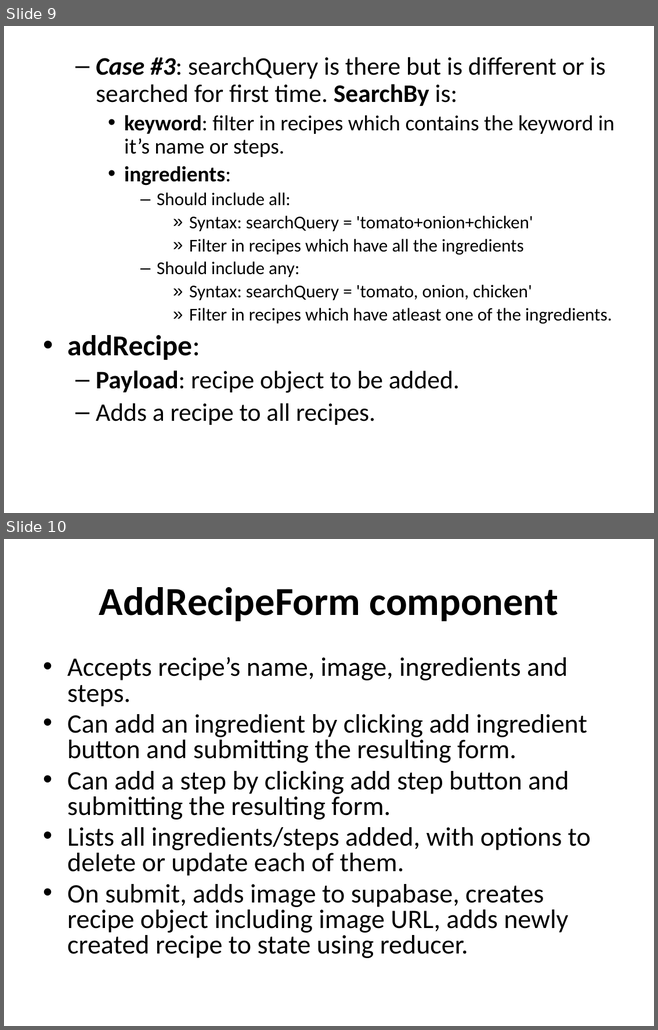
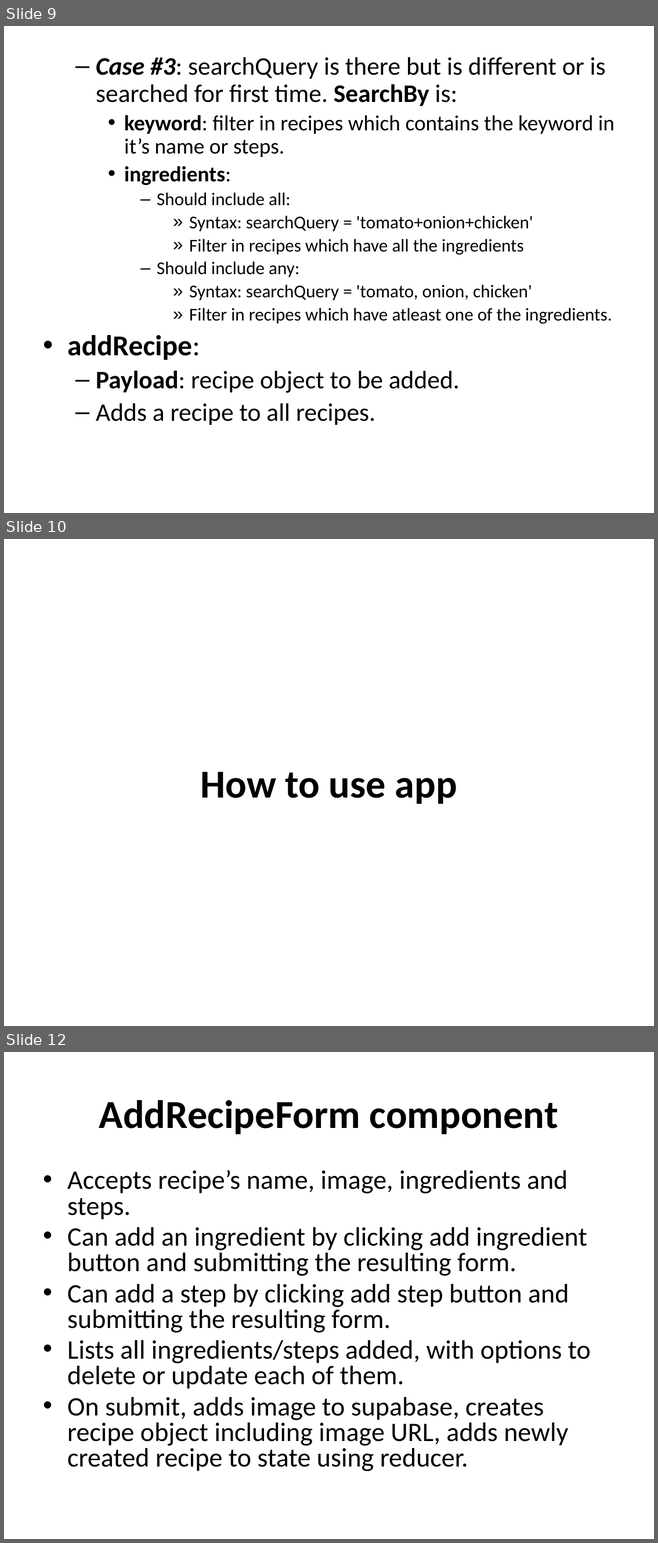
Before and after one commit to RamandeepChamba/recipe-book, a slide deck: readme.pptx. Shown one above the other, each under a label of ours: slides 9 and 10 before the commit, slides 9, 10 and 12 after it; the slides between them are not shown. The pictures are 658x1030 and 658x1543 pixels, drawn with LibreOffice and Linux fonts; fonts in the diff are those of the drawing. Boxes give left, top, right and bottom in pixels: in the first picture for what was removed or moved away, otherwise in the second. Text is boxed around its words. In the diff, an @@ line names an element or a change of style, - is before the commit and + after.

```diff
--- a/readme.pptx
+++ b/readme.pptx
@@ slide 10 added at (4, 539, 654, 1026), background #FFFFFF @@
@@ title added at (200, 772, 457, 804), 44 pt, text #000000, bold @@
+How to use app
@@ what was slide 10 is now slide 12 @@
```
Also in this commit, not shown: 3 slides changed, 9 other slides added.
